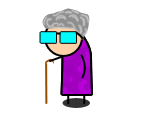
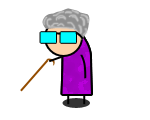
Layers edited between the first and the second 150px x 120px image:
painted on "Shape 7" over [45, 58, 55, 66]
painted on "Shape 6" over [20, 59, 49, 104]
painted on "Shape 4" over [81, 66, 87, 79]
